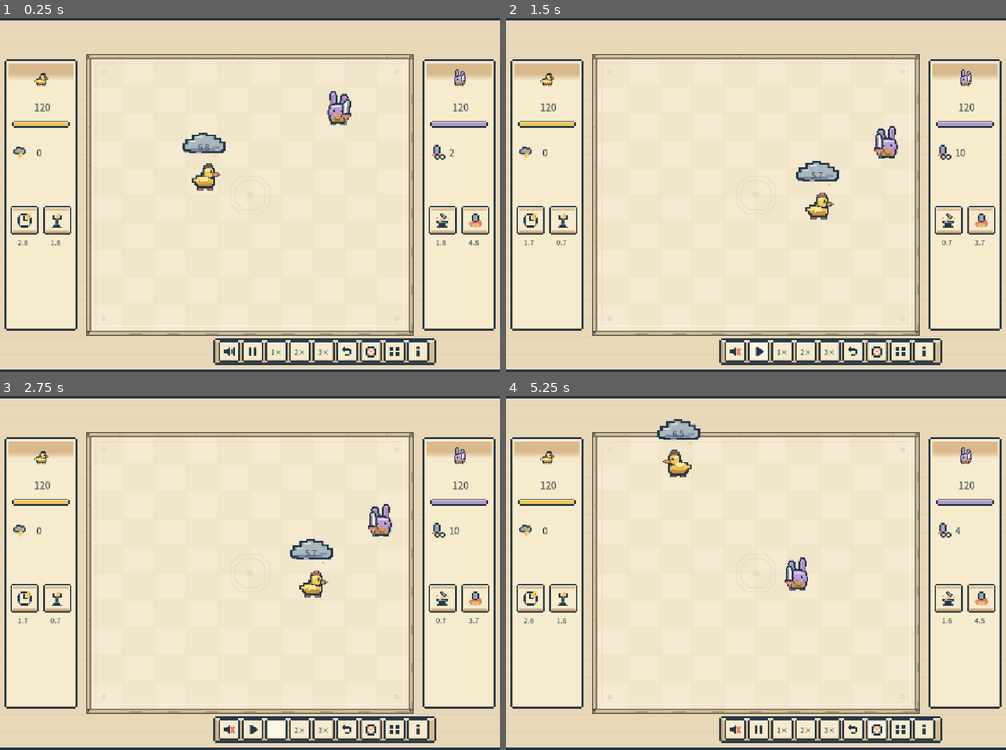
Above: before the commit, frames 1-4 (two rows, left to right).
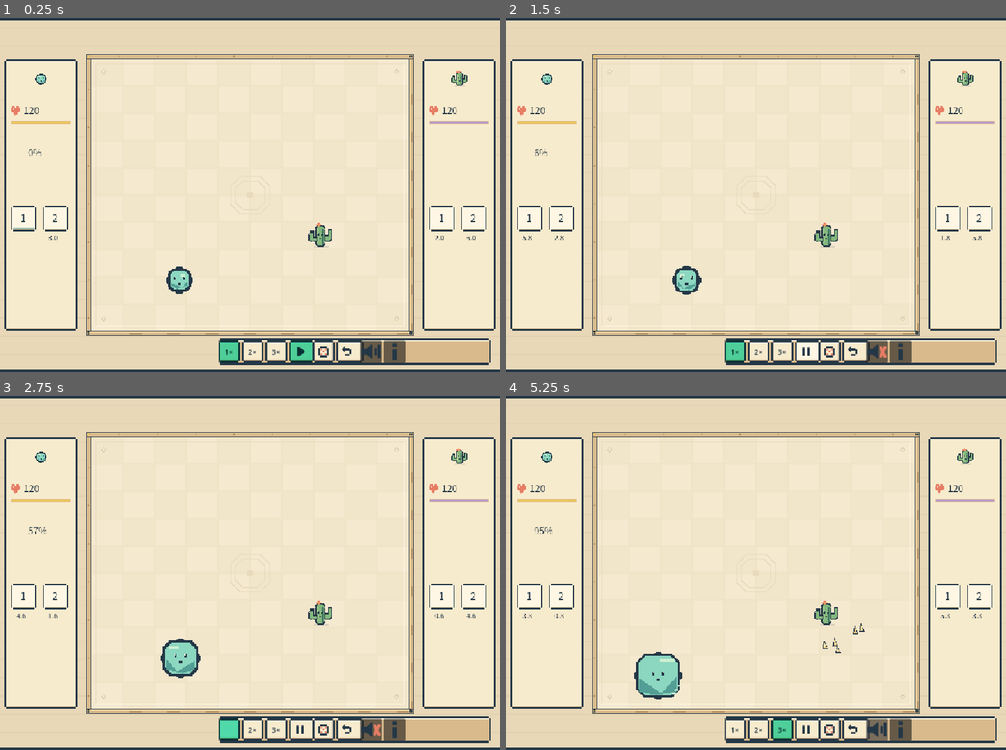
Above: after the commit, the same moments.

Repository: Gankkiii/balls
Game: Godot game, scene res://scenes/main.tscn
Same seed, same stepped clock (60 frames per second), same inputs: the game is played once before the commit and once after it. Before the commit the project starts from res://scenes/showcase.tscn.
Inputs (mouse positions are in pixels of both pictures, inside the frame that each line leads up to; where the layout moved, square brackets give the same spot in the first picture):
- Up to frame 1 (0.25 s): no input
- Up to frame 2 (1.5 s): click (876, 350) [736, 350] at 0.5 s; click (806, 350) [761, 350] at 1.25 s
- Up to frame 3 (2.75 s): click "1×" at 2 s
- Up to frame 4 (5.25 s): click "2×" at 2.75 s; click "3×" at 3.5 s; click (851, 728) at 4.27 s; click (876, 728) at 5.02 s

The runs differ from the first frame. In frame 1, 9.2% of the frame differs, in the area x 1-99%, y 10-99%; in frame 2, 9.0%; in frame 3, 9.4%; in frame 4, 9.7%, in the area x 1-99%, y 6-99%.

Commit message:
Start directly in arena and remove old showcase

Diff:
--- a/project.godot
+++ b/project.godot
@@ -6,7 +6,7 @@
 config/version="0.5.0"
 config/name="Balls Auto Battle"
 config/icon="res://icon.svg"
-run/main_scene="res://scenes/showcase.tscn"
+run/main_scene="res://scenes/main.tscn"
 config/features=PackedStringArray("4.6", "GL Compatibility")
 
 [display]
--- a/scenes/showcase.tscn
+++ /dev/null
@@ -1,10 +0,0 @@
-[gd_scene load_steps=2 format=3]
-[ext_resource type="Script" path="res://scripts/showcase.gd" id="1"]
-[node name="Showcase" type="Control"]
-layout_mode = 3
-anchors_preset = 15
-anchor_right = 1.0
-anchor_bottom = 1.0
-grow_horizontal = 2
-grow_vertical = 2
-script = ExtResource("1")
--- a/scripts/main.gd
+++ b/scripts/main.gd
@@ -16,7 +16,6 @@
 var last_cue_time := {}
 var sound_button: Button
 var info_button: Button
-var return_button: Button
 
 func _ready() -> void:
 	var bg := ColorRect.new()
@@ -94,12 +93,6 @@
 	info_button.expand_icon=true
 	info_button.pressed.connect(toggle_info)
 	add_child(info_button)
-	return_button=Button.new()
-	return_button.position=Vector2(896,711); return_button.size=Vector2(48,48)
-	return_button.icon=load("res://assets/r04/ui/icon_roster.png")
-	return_button.expand_icon=true
-	return_button.pressed.connect(return_showcase)
-	add_child(return_button)
 	set_rate(0)
 	refresh_hud()
 
@@ -253,10 +246,6 @@
 func toggle_pause() -> void:
 	set_rate(selected_rate if rate==0 else 0)
 
-func return_showcase() -> void:
-	stop_sounds()
-	get_tree().change_scene_to_file("res://scenes/showcase.tscn")
-
 func _sound_finished(player: AudioStreamPlayer) -> void:
 	active_sounds.erase(player)
 	player.queue_free()
--- a/scripts/showcase.gd
+++ /dev/null
@@ -1,408 +0,0 @@
-extends Control
-## Presentation-only sample. BattleArena remains the authoritative simulation.
-const STEP := 1.0/120.0
-const ORIGIN := Vector2(200,90)
-const ZOOM := 1.0
-const INK := Color("f4eddf")
-const MUTED := Color("a7babb")
-const GOLD := Color("ffcb6c")
-const PURPLE := Color("d7a3ed")
-var font: Font
-var arena: BattleArena
-var duck: UnluckyDuck
-var rabbit: ForgeRabbit
-var seed_value := 527
-var speed := 1
-var paused := false
-var suspended := false
-var accumulator := 0.0
-var effects: Array[Dictionary] = []
-var banner := ""
-var banner_left := 4.0
-var health_display := Vector2(120,120)
-var controls: Array[Button] = []
-var pause_button: Button
-var previous_holder: Fighter
-var previous_hp := Vector2(120,120)
-var previous_flash := 0.0
-var trail: Array[Vector2] = []
-var audio_player: AudioStreamPlayer
-var sound_enabled := true
-var texture_cache: Dictionary = {}
-var rabbit_hit_left := 0.0
-var duck_impact_left := 0.0
-var info_open := false
-var forge_phase := -1
-var pending_strike := false
-var strike_safe := false
-var strike_at := Vector2.ZERO
-const ROOT := "res://assets/r02/"
-
-var cue_forge: AudioStream = preload("res://assets/audio/anvil_forge.wav")
-var cue_sword_hit: AudioStream = preload("res://assets/audio/sword_wide_hit.wav")
-var cue_thunder: AudioStream = preload("res://assets/audio/duck_lightning.wav")
-var cue_transfer: AudioStream = preload("res://assets/audio/duck_cloud_transfer.wav")
-
-func _ready() -> void:
-	font = load("res://assets/arena-ui.otf")
-	audio_player=AudioStreamPlayer.new()
-	add_child(audio_player)
-	make_button("♪",Vector2(480,711),Vector2(48,48),toggle_sound)
-	make_button("Ⅱ",Vector2(532,711),Vector2(48,48),toggle_pause)
-	pause_button=controls.back()
-	for value in [1,2,3]:
-		make_button("%d×"%value,Vector2(584+(value-1)*52,711),Vector2(48,48),set_speed.bind(value))
-	make_button("↻",Vector2(740,711),Vector2(48,48),restart.bind(true))
-	make_button("⚄",Vector2(792,711),Vector2(48,48),restart.bind(false))
-	make_button("▣",Vector2(844,711),Vector2(48,48),open_original)
-	make_button("i",Vector2(896,711),Vector2(48,48),toggle_info)
-	restart(true)
-
-func make_button(caption: String, at: Vector2, size_value: Vector2, callback: Callable) -> void:
-	var b:=Button.new()
-	b.text=caption
-	var icons := {"♪":"icon_sound_on", "Ⅱ":"icon_pause", "↻":"icon_replay", "⚄":"icon_new_seed", "▣":"icon_roster", "i":"icon_info"}
-	if icons.has(caption):
-		b.text=""
-		b.icon=load(ROOT+"ui/png/"+icons[caption]+".png")
-		b.expand_icon=true
-		b.icon_alignment=HORIZONTAL_ALIGNMENT_CENTER
-	b.position=at
-	b.size=size_value
-	b.add_theme_font_override("font",font)
-	b.add_theme_font_size_override("font_size",15)
-	b.add_theme_color_override("font_color",INK)
-	for state in ["normal","hover","pressed","disabled"]:
-		var style := StyleBoxTexture.new()
-		style.texture=load(ROOT+"ui/png/button_"+state+".png")
-		style.texture_margin_left=12
-		style.texture_margin_top=12
-		style.texture_margin_right=12
-		style.texture_margin_bottom=12
-		b.add_theme_stylebox_override(state,style)
-	b.add_theme_color_override("font_color",Color("243746"))
-	b.pressed.connect(callback)
-	add_child(b)
-	controls.append(b)
-
-func restart(same_seed: bool) -> void:
-	for child in get_children():
-		if child is AudioStreamPlayer:
-			child.stop()
-			if child != audio_player:
-				child.queue_free()
-	if not same_seed:
-		seed_value=randi()%100000
-	if is_instance_valid(arena):
-		remove_child(arena)
-		arena.queue_free()
-	arena=BattleArena.new()
-	arena.setup(seed_value,[5,6])
-	arena.visible=false
-	add_child(arena)
-	duck=arena.heroes[0]
-	rabbit=arena.heroes[1]
-	previous_holder=duck
-	rabbit.presentation_hit.connect(on_rabbit_hit)
-	duck.presentation_strike.connect(on_strike)
-	pending_strike=false
-	forge_phase=-1
-	rabbit_hit_left=0
-	duck_impact_left=0
-	previous_hp=Vector2(120,120)
-	health_display=previous_hp
-	previous_flash=0
-	effects.clear()
-	trail.clear()
-	accumulator=0
-	paused=false
-	audio_player.stream_paused=false
-	pause_button.icon=load(ROOT+"ui/png/icon_pause.png")
-	banner=""
-	banner_left=0
-	queue_redraw()
-
-func toggle_sound() -> void:
-	sound_enabled=not sound_enabled
-	controls[0].icon=load(ROOT+("ui/png/icon_sound_on.png" if sound_enabled else "ui/png/icon_sound_off.png"))
-	if not sound_enabled:
-		for child in get_children():
-			if child is AudioStreamPlayer:
-				child.stop()
-				if child != audio_player:
-					child.queue_free()
-func play_sample(sample: AudioStream) -> void:
-	if not sound_enabled:
-		return
-	var player := AudioStreamPlayer.new()
-	player.stream = sample
-	player.volume_db = -10.0
-	add_child(player)
-	player.finished.connect(player.queue_free)
-	player.play()
-
-func play_cue(base_frequency: float, duration: float, gain: float) -> void:
-	if not sound_enabled:
-		return
-	var stream:=AudioStreamWAV.new()
-	stream.format=AudioStreamWAV.FORMAT_16_BITS
-	stream.mix_rate=22050
-	var count:=int(duration*22050)
-	var bytes:=PackedByteArray()
-	bytes.resize(count*2)
-	for i in count:
-		var t:=float(i)/22050
-		var envelope:=pow(1-float(i)/count,2)*minf(1,t/0.005)
-		var value:=sin(TAU*base_frequency*t)*0.7+sin(TAU*base_frequency*1.5*t)*0.3
-		bytes.encode_s16(i*2,int(value*envelope*gain*32767))
-	stream.data=bytes
-	audio_player.stream=stream
-	audio_player.play()
-
-func toggle_pause() -> void:
-	paused=not paused
-	accumulator=0
-	pause_button.icon=load(ROOT+("ui/png/icon_play.png" if paused else "ui/png/icon_pause.png"))
-	for child in get_children():
-		if child is AudioStreamPlayer:
-			child.stream_paused=paused
-func toggle_info() -> void:
-	info_open = not info_open
-
-func on_rabbit_hit(other: Fighter, damage: float) -> void:
-	if other == duck:
-		rabbit_hit_left = 0.42
-		duck_impact_left = 0.37
-		play_sample(cue_sword_hit)
-		effects.append({"kind":"blade","at":other.position,"time":0.28,"total":0.28,"text":""})
-
-func on_strike(at: Vector2, protected: bool) -> void:
-	pending_strike=true
-	strike_safe=protected
-	strike_at=at
-
-func set_speed(value: int) -> void:
-	speed=value
-	accumulator=0
-func open_original() -> void:
-	get_tree().change_scene_to_file("res://scenes/main.tscn")
-func _notification(what: int) -> void:
-	if what==NOTIFICATION_APPLICATION_PAUSED or what==NOTIFICATION_APPLICATION_FOCUS_OUT:
-		suspended=true
-		accumulator=0
-	elif what==NOTIFICATION_APPLICATION_RESUMED or what==NOTIFICATION_APPLICATION_FOCUS_IN:
-		suspended=false
-		accumulator=0
-func _process(delta: float) -> void:
-	if not paused and not suspended:
-		accumulator+=minf(delta,0.1)*speed
-		while accumulator>=STEP:
-			advance(STEP)
-			accumulator-=STEP
-		health_display=health_display.lerp(Vector2(duck.health,rabbit.health),minf(1,delta*9))
-	queue_redraw()
-func advance(dt: float) -> void:
-	rabbit_hit_left=maxf(0.0,rabbit_hit_left-dt)
-	duck_impact_left=maxf(0.0,duck_impact_left-dt)
-	for i in range(effects.size()-1,-1,-1):
-		effects[i].time-=dt
-		if effects[i].time<=0:
-			effects.remove_at(i)
-	banner_left=maxf(0,banner_left-dt)
-	if arena.finished:
-		return
-	var rods_before:=duck.rods.size()
-	var blade_before:=rabbit.stored_damage
-	var was_forging:=rabbit.action=="forge"
-	var before_storm:=duck.storm_left
-	arena.step(dt)
-	if rabbit.action=="forge":
-		var phase := int(fmod(arena.simulation_time,0.70)/0.70*6.0)
-		if phase==2 and forge_phase!=2:
-			play_sample(cue_forge)
-			effects.append({"kind":"forge","at":rabbit.position,"time":0.3,"total":0.3,"text":""})
-		forge_phase=phase
-	else:
-		forge_phase=-1
-	if duck.storm_left < before_storm and ceili(duck.storm_left)<ceili(before_storm) and before_storm-duck.storm_left<0.1:
-		play_sample(preload("res://assets/audio/duck_countdown_final.wav") if ceili(duck.storm_left)==1 else preload("res://assets/audio/duck_countdown_tick.wav"))
-	if duck.cloud_holder!=previous_holder:
-		if not pending_strike:
-			play_sample(cue_transfer)
-			effects.append({"kind":"transfer","at":previous_holder.position,"to":duck.cloud_holder.position,"time":0.35,"total":0.35,"text":""})
-			banner="霉运转交！"
-			banner_left=1.4
-		previous_holder=duck.cloud_holder
-	var strike_event := pending_strike
-	if strike_event:
-		var safe:=strike_safe
-		play_sample(cue_thunder)
-		banner="避雷成功 · 消耗一根避雷针" if safe else "落雷！"
-		banner_left=1.8
-		effects.append({"kind":"safe" if safe else "thunder","at":strike_at,"time":0.5,"total":0.5,"text":"避雷" if safe else ""})
-	pending_strike=false
-	previous_flash=duck.lightning_flash
-	for i in 2:
-		var hero: Fighter=arena.heroes[i]
-		var lost: float=previous_hp[i]-hero.health
-		if lost>0.01:
-			if i==0 and rabbit.stored_damage<blade_before:
-				pass
-			elif not strike_event:
-				play_cue(320,0.1,0.08)
-			effects.append({"kind":"hit","at":hero.position,"time":0.7,"total":0.7,"text":"−%d"%roundi(lost),"strong":lost>=24})
-			if i==0 and rabbit.stored_damage<blade_before:
-				banner="重刀命中！" if lost>=24 else "刀刃命中"
-				banner_left=1.4
-		previous_hp[i]=hero.health
-	trail.append(rabbit.position)
-	if trail.size()>12:
-		trail.pop_front()
-
-func label(text_value: String,at: Vector2,size_value: int=18,tint: Color=INK) -> void:
-	draw_string(font,at,text_value,HORIZONTAL_ALIGNMENT_LEFT,-1,size_value,tint)
-func panel(rect: Rect2,fill: Color,radius_value: int=16,border: Color=Color.TRANSPARENT) -> void:
-	var s:=StyleBoxFlat.new()
-	s.bg_color=fill
-	s.corner_radius_top_left=radius_value
-	s.corner_radius_top_right=radius_value
-	s.corner_radius_bottom_left=radius_value
-	s.corner_radius_bottom_right=radius_value
-	if border.a>0:
-		s.set_border_width_all(1)
-		s.border_color=border
-	draw_style_box(s,rect)
-func meter(rect: Rect2,value: float,tint: Color) -> void:
-	panel(rect,Color("132430"),0)
-	if value>0:
-		panel(Rect2(rect.position,Vector2(rect.size.x*clampf(value,0,1),rect.size.y)),tint,0)
-
-func texture(path: String) -> Texture2D:
-	if not texture_cache.has(path):
-		texture_cache[path] = load(ROOT + path)
-	return texture_cache[path]
-
-func nine_patch(path: String, rect: Rect2, border: int = 12) -> void:
-	var t := texture(path)
-	if not t:
-		return
-	var source_size := t.get_size()
-	var sw: Array = [float(border),source_size.x-border*2,float(border)]
-	var sh: Array = [float(border),source_size.y-border*2,float(border)]
-	var dw: Array = [float(border),rect.size.x-border*2,float(border)]
-	var dh: Array = [float(border),rect.size.y-border*2,float(border)]
-	var sy := 0.0
-	var dy := rect.position.y
-	for y in 3:
-		var sx := 0.0
-		var dx := rect.position.x
-		for x in 3:
-			draw_texture_rect_region(t,Rect2(dx,dy,dw[x],dh[y]),Rect2(sx,sy,sw[x],sh[y]))
-			sx += sw[x]
-			dx += dw[x]
-		sy += sh[y]
-		dy += dh[y]
-
-func image_at(path: String, rect: Rect2) -> void:
-	var t := texture(path)
-	if t:
-		draw_texture_rect(t,rect,false)
-
-func strip_at(path: String, at: Vector2, frame_size: Vector2, durations: Array, elapsed: float, looped: bool = true, flip: bool = false, origin: Vector2 = Vector2.ZERO) -> void:
-	var total := 0.0
-	for duration in durations:
-		total += float(duration)
-	var time := fposmod(elapsed,total) if looped else minf(elapsed,total-0.0001)
-	var frame := 0
-	while frame < durations.size()-1 and time >= float(durations[frame]):
-		time -= float(durations[frame])
-		frame += 1
-	var source := Rect2(Vector2(frame*frame_size.x,0),frame_size)
-	var t := texture(path)
-	if t:
-		draw_set_transform(at,0,Vector2(-1,1) if flip else Vector2.ONE)
-		draw_texture_rect_region(t,Rect2(-origin,frame_size),source)
-		draw_set_transform(Vector2.ZERO)
-
-func _draw() -> void:
-	if not is_instance_valid(arena) or font==null:
-		return
-	image_at("environment/screen_surround.png",Rect2(0,0,1100,780))
-	image_at("environment/arena_wood_frame.png",Rect2(190,80,720,620))
-	image_at("environment/arena_floor.png",Rect2(200,90,700,600))
-	for rod in duck.rods:
-		image_at("characters/props/lightning_rod.png",Rect2(ORIGIN+rod-Vector2(48,82),Vector2(96,96)))
-	var t := arena.simulation_time
-	var duck_strip := "characters/duck/impact_strip.png" if duck_impact_left > 0 else "characters/duck/idle_strip.png"
-	strip_at(duck_strip,ORIGIN+duck.position,Vector2(96,96),[0.07,0.08,0.10,0.12] if duck_impact_left>0 else [0.16,0.16,0.16,0.16],0.37-duck_impact_left if duck_impact_left>0 else t,duck_impact_left<=0,duck.velocity.x<0,Vector2(48,56))
-	var rs := "idle"
-	var durations: Array = [0.16,0.16,0.16,0.16]
-	var rt := t
-	var looped := true
-	if rabbit_hit_left>0:
-		rs="hit_recover"
-		durations=[0.07,0.08,0.11,0.16]
-		rt=0.42-rabbit_hit_left
-		looped=false
-	elif rabbit.action=="forge":
-		rs="forge"
-		durations=[0.16,0.10,0.08,0.09,0.11,0.16]
-	elif rabbit.temper_left>0:
-		rs="temper"
-		durations=[0.14,0.14,0.14,0.14]
-	strip_at("characters/rabbit/"+rs+"_strip.png",ORIGIN+rabbit.position,Vector2(96,96),durations,rt,looped,rabbit.velocity.x<0,Vector2(48,56))
-	var cloud: Vector2=ORIGIN+duck.cloud_holder.position+Vector2(0,-45)
-	cloud.x=clampf(cloud.x,238,862)
-	cloud.y=maxf(110,cloud.y)
-	strip_at("vfx/cloud_idle_strip.png",cloud,Vector2(128,80),[0.16,0.16,0.16,0.16,0.16,0.16],t,true,false,Vector2(64,68))
-	label("%.1f"%duck.storm_left,cloud+Vector2(-15,-20),18,Color("243746"))
-	if rabbit.temper_left>0:
-		strip_at("vfx/temper_aura_strip.png",ORIGIN+rabbit.position,Vector2(96,96),[0.1,0.1,0.1,0.1,0.1,0.1],t,true,false,Vector2(48,56))
-	for effect in effects:
-		var elapsed: float=effect.total-effect.time
-		if effect.kind=="blade":
-			strip_at("vfx/broad_sword_hit_strip.png",ORIGIN+effect.at,Vector2(96,96),[0.03,0.04,0.045,0.05,0.055,0.065],elapsed,false,false,Vector2(48,48))
-		elif effect.kind=="forge":
-			strip_at("vfx/forge_sparks_strip.png",ORIGIN+effect.at,Vector2(96,96),[0.035,0.045,0.05,0.055,0.06,0.07],elapsed,false,false,Vector2(48,68))
-		elif effect.kind=="transfer":
-			strip_at("vfx/cloud_transfer_strip.png",ORIGIN+effect.at,Vector2(128,128),[0.04,0.05,0.06,0.06,0.07,0.08],elapsed,false,false,Vector2(64,64))
-		elif effect.kind=="thunder":
-			strip_at("vfx/lightning_strike_strip.png",ORIGIN+effect.at,Vector2(128,192),[0.03,0.04,0.045,0.045,0.05,0.06],elapsed,false,false,Vector2(64,172))
-		elif effect.kind=="safe":
-			strip_at("vfx/rod_protected_strip.png",ORIGIN+effect.at,Vector2(128,128),[0.035,0.045,0.05,0.055,0.06,0.07],elapsed,false,false,Vector2(64,64))
-		elif effect.kind=="hit":
-			label(effect.text,ORIGIN+effect.at+Vector2(-18,-45-elapsed*20),22,Color("a24037"))
-	nine_patch("ui/png/control_strip.png",Rect2(470,706,490,58))
-	for i in 2:
-		var x := 10 if i==0 else 930
-		var hero: Fighter = duck if i==0 else rabbit
-		nine_patch("ui/png/status_panel.png",Rect2(x,90,160,600))
-		image_at("characters/"+("duck" if i==0 else "rabbit")+"/default.png",Rect2(x+56,110,48,48))
-		label("%d"%ceili(hero.health),Vector2(x+65,205),22,Color("243746"))
-		image_at("ui/png/hp_track.png",Rect2(x+16,226,128,16))
-		draw_rect(Rect2(x+20,230,120*clampf(hero.health/hero.max_health,0,1),8),Color("efc65b") if i==0 else Color("b89acf"))
-		image_at("ui/png/hp_frame.png",Rect2(x+16,226,128,16))
-		var values: Array = [hero.cd_one,hero.cd_two]
-		var icons: Array = ["icon_skill_timer","icon_skill_rod"] if i==0 else ["icon_skill_forge","icon_skill_temper"]
-		for j in 2:
-			var pos := Vector2(x+12+j*72,414)
-			image_at("ui/png/skill_slot_ready.png" if values[j]<=0 else "ui/png/skill_slot_normal.png",Rect2(pos,Vector2(64,64)))
-			image_at("ui/png/"+icons[j]+".png",Rect2(pos+Vector2(16,16),Vector2(32,32)))
-			if values[j]>0:
-				label("%.1f"%values[j],pos+Vector2(17,87),16,Color("243746"))
-		if i==0:
-			image_at("ui/png/icon_status_cloud.png",Rect2(x+18,280,32,32))
-			label("%d"%duck.rods.size(),Vector2(x+70,305),20,Color("243746"))
-		else:
-			image_at("ui/png/icon_status_stored_damage.png",Rect2(x+18,280,32,32))
-			label("%d"%roundi(rabbit.stored_damage),Vector2(x+58,305),20,Color("243746"))
-	if arena.finished:
-		label("平局" if arena.result.contains("DRAW") else ("倒霉鸭获胜" if duck.health>rabbit.health else "锻造兔获胜"),Vector2(220,742),22,Color("243746"))
-	elif banner_left>0:
-		label(banner,Vector2(210,742),16,Color("243746"))
-	if info_open:
-		panel(Rect2(280,225,540,280),Color("f7ebcd"),0,Color("243746"))
-		label("种子 %d    时间 %.1f 秒"%[seed_value,arena.simulation_time],Vector2(310,270),20,Color("243746"))
-		label("乌云倒计时 %.1f 秒   避雷针 %d/2"%[duck.storm_left,duck.rods.size()],Vector2(310,315),18,Color("243746"))
-		label("蓄伤 %.1f   淬火 %s"%[rabbit.stored_damage,"生效" if rabbit.temper_left>0 else "无"],Vector2(310,355),18,Color("243746"))
-		label("技能自动释放，数字表示冷却时间。",Vector2(310,400),18,Color("243746"))
Not shown, removed: scripts/showcase.gd.uid
